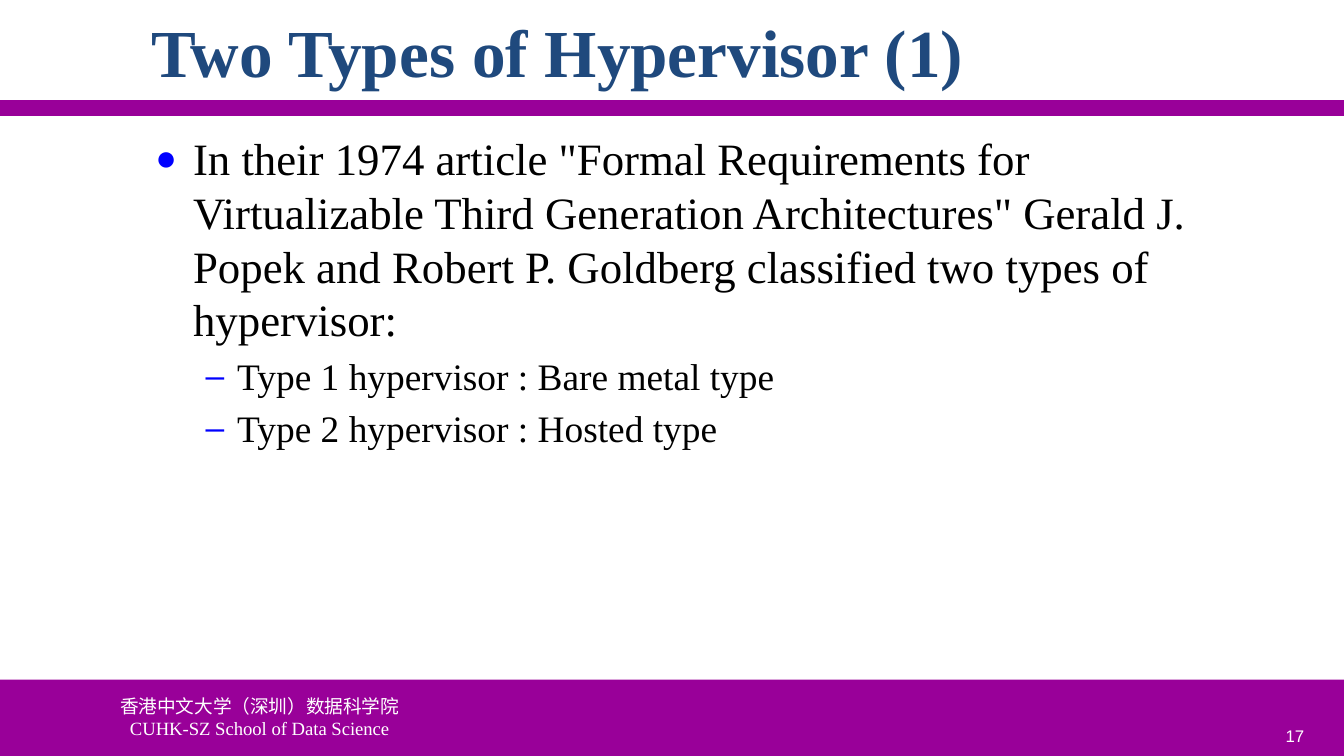
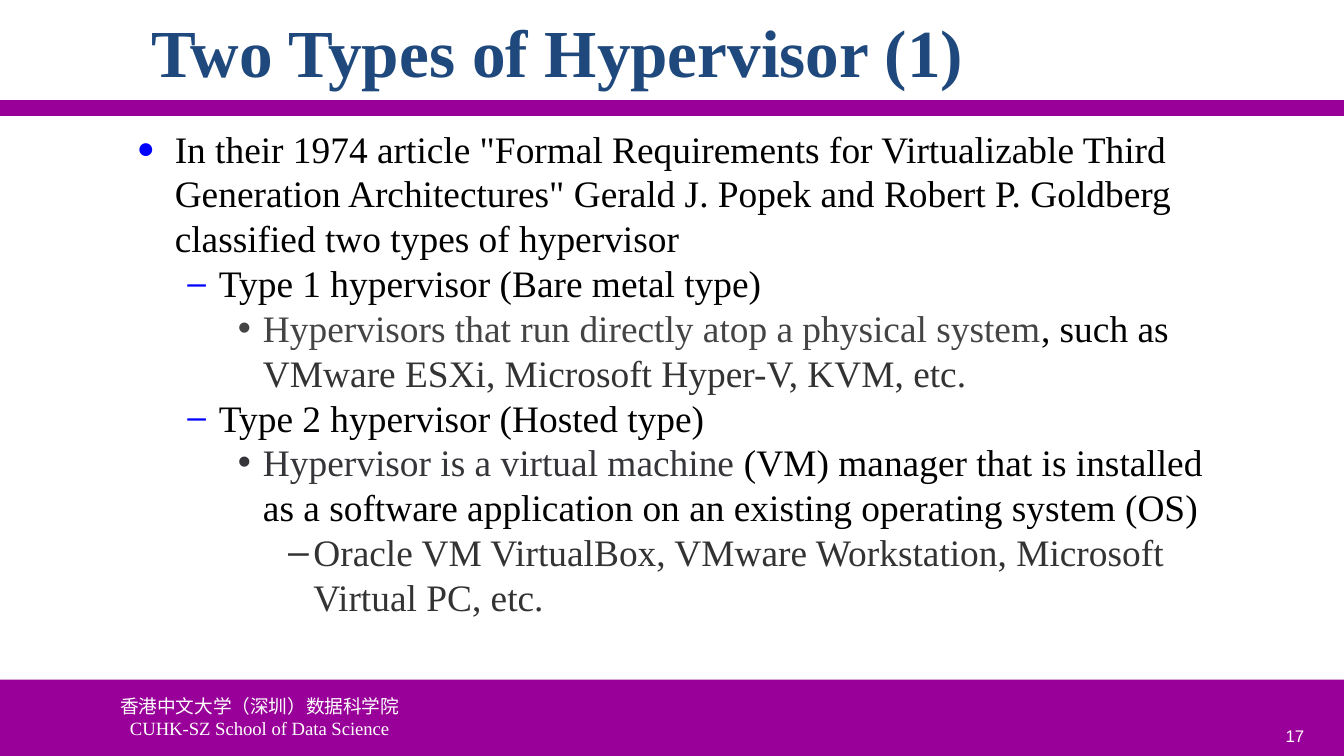
Before and after one commit to ychung1103/ychung1103.github.io, a slide deck: slide 17 of Slides/CSC6103/VT-01 Virtualization Introduction.pptx. Drawn at 1344x756 pixels with LibreOffice and Linux fonts; fonts in the diff are those of the drawing; background and template pictures are left out. Boxes give left, top, right and bottom in pixels: in the first picture for what was removed or moved away, otherwise in the second. Text is boxed around its words. In the diff, an @@ line names an element or a change of style, - is before the commit and + after.

```diff
--- a/Slides/CSC6103/VT-01 Virtualization Introduction.pptx
+++ b/Slides/CSC6103/VT-01 Virtualization Introduction.pptx
@@ text at [175, 136, 1203, 617]: text changed; size 24 to 20 pt @@
-● In their 1974 article "Formal Requirements for Virtualizable Third Generation Architectures" Gerald J. Popek and Robert P. Goldberg classified two types of hypervisor:
-  – Type 1 hypervisor : Bare metal type
-  – Type 2 hypervisor : Hosted type
+● In their 1974 article "Formal Requirements for Virtualizable Third Generation Architectures" Gerald J. Popek and Robert P. Goldberg classified two types of hypervisor
+  – Type 1 hypervisor (Bare metal type)
+    • Hypervisors that run directly atop a physical system, such as VMware ESXi, Microsoft Hyper-V, KVM, etc.
+  – Type 2 hypervisor (Hosted type)
+    • Hypervisor is a virtual machine (VM) manager that is installed as a software application on an existing operating system (OS)
+      – Oracle VM VirtualBox, VMware Workstation, Microsoft Virtual PC, etc.
```
Also in this commit, not shown: 1 other slide changed.
